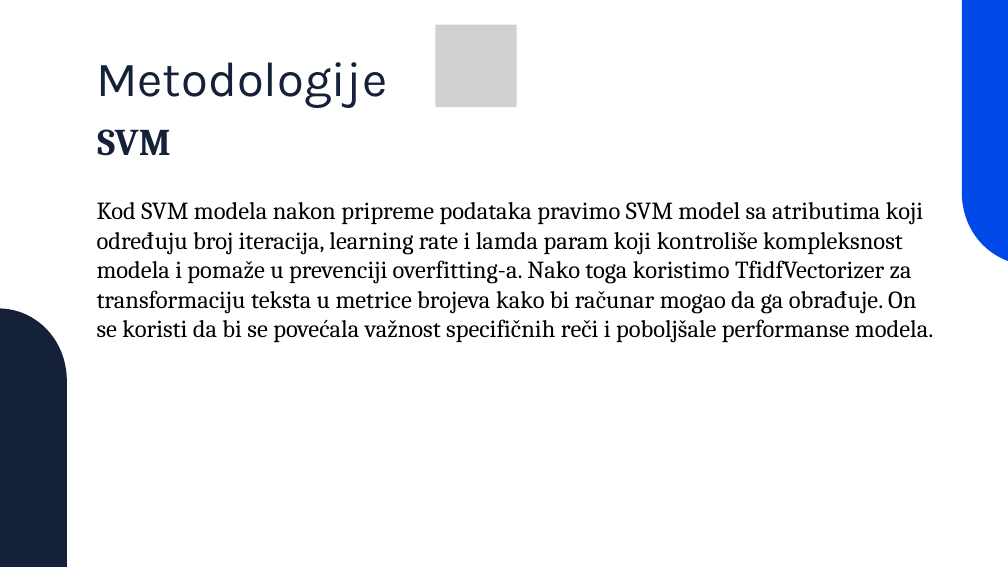
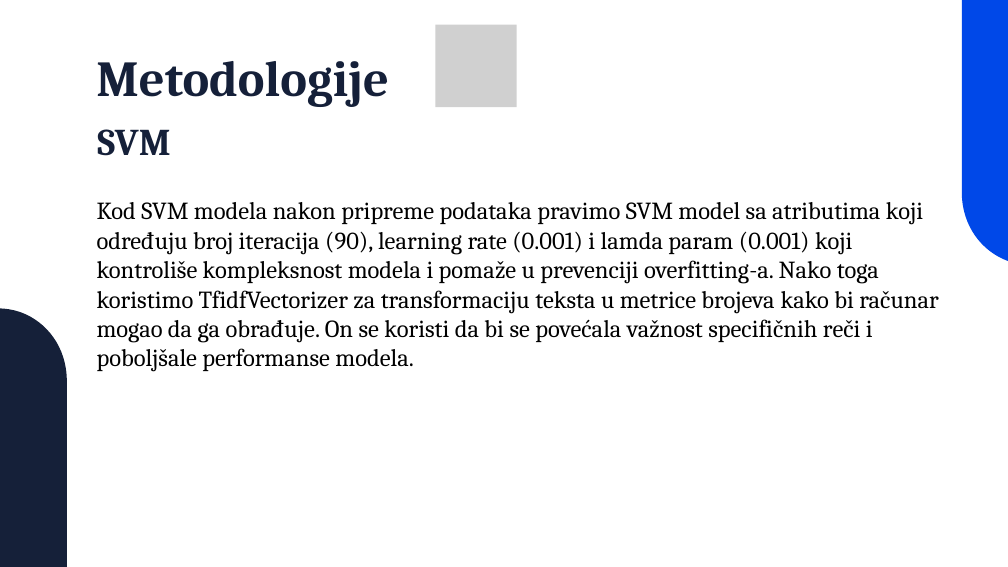
Before and after one commit to SonjaBaljicki/fake-news-detection, a slide deck: slide 8 of Fake-news-detection.pptx. Drawn at 1008x567 pixels with LibreOffice and Linux fonts; fonts in the diff are those of the drawing; grey boxes stand for pictures. Boxes give left, top, right and bottom in pixels: in the first picture for what was removed or moved away, otherwise in the second. Text is boxed around its words. In the diff, an @@ line names an element or a change of style, - is before the commit and + after.

```diff
--- a/Fake-news-detection.pptx
+++ b/Fake-news-detection.pptx
@@ text "Metodologije" at bbox=[96, 61, 389, 107]: size 70 to 72 pt, font Karla to Cambria, bold on @@
@@ text at bbox=[97, 202, 938, 372]: text changed @@
-Kod SVM modela nakon pripreme podataka pravimo SVM model sa atributima koji određuju broj iteracija, learning rate i lamda param koji kontroliše kompleksnost modela i pomaže u prevenciji overfitting-a. Nako toga koristimo TfidfVectorizer za transformaciju teksta u metrice brojeva kako bi računar mogao da ga obrađuje. On se koristi da bi se povećala važnost specifičnih reči i poboljšale performanse modela.
+Kod SVM modela nakon pripreme podataka pravimo SVM model sa atributima koji određuju broj iteracija (90), learning rate (0.001) i lamda param (0.001) koji kontroliše kompleksnost modela i pomaže u prevenciji overfitting-a. Nako toga koristimo TfidfVectorizer za transformaciju teksta u metrice brojeva kako bi računar mogao da ga obrađuje. On se koristi da bi se povećala važnost specifičnih reči i poboljšale performanse modela.
```
Also in this commit, not shown: 11 other slides changed, 6 other files.
